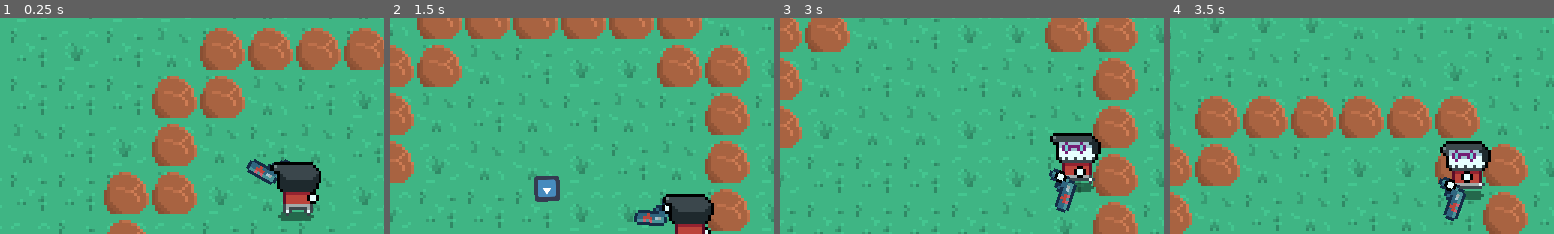
Above: before the commit, frames 1-4 (left to right).
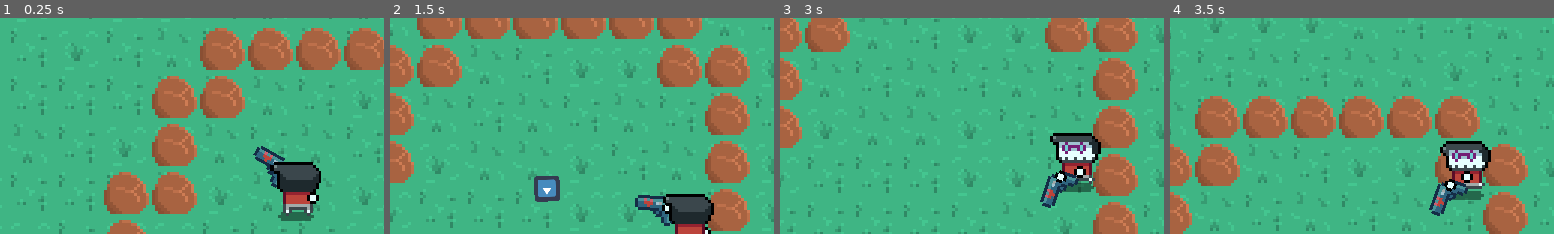
Above: after the commit, the same moments.

Repository: BytePlayersStudio/LD44
Game: Godot game, scene res://Scenes/Level1.tscn
Two runs of this game, one before a commit and one after it. Both use one fixed random seed, a clock stepped at 60 frames per second and the inputs below. The engine's default icon, where the game draws it, is replaced by a stand-in: a white triangle on a blue panel in a dark square.
Inputs (mouse positions are % of the whole screen's width and height, from its top left):
- Up to frame 1 (0.25 s): no input
- Up to frame 2 (1.5 s): move the mouse to (72, 45) at 0.52 s; hold D (move_right) 0.53-1.28 s; right-click (72, 45) at 0.6 s; move the mouse to (30, 55) at 1.27 s; hold S (move_down) from 1.28 s (still down); click (30, 55) at 1.35 s
- Up to frame 3 (3 s): move the mouse to (60, 28) at 2.02 s; release S (move_down) at 2.03 s; hold D (move_right) 2.03-2.78 s; right-click (60, 28) at 2.1 s; move the mouse to (45, 70) at 2.77 s; hold W (move_up) from 2.78 s (still down); click (45, 70) at 2.85 s
- Up to frame 4 (3.5 s): keep holding W (move_up)
The pictures show only the part of the screen within x 11-61%, y 10-60%; the shares and areas given below are measured in that part.

The runs differ from the first frame. In frame 1, 1.0% of the frame differs, in the area x 64-76%, y 59-79%; in frame 2, 1.0%; in frame 3, 1.2%, in the area x 67-78%, y 69-91%; in frame 4, 1.2%.
Error in both runs: Invalid get index '0' (on base: 'PoolVector2Array'). (res://Scripts/Enemy.gd:84)

Commit message:
Gun sprite now flips!

Diff:
--- a/LD44/Scripts/Player.gd
+++ b/LD44/Scripts/Player.gd
@@ -13,6 +13,7 @@
 
 onready var UI = Global.UI
 onready var gun_pivot : Position2D = get_node("GunPivot")
+onready var gun_sprite : Sprite = get_node("GunPivot/GunPosition/Gun").get_child(0)
 onready var player_gun : gun = get_node("GunPivot/GunPosition/Gun")
 onready var absorbArea : Area2D =  get_node("AbsorbArea")
 onready var anim_player : AnimationPlayer = get_node("AnimationPlayer")
@@ -67,12 +68,13 @@
 	var current_rotation = fmod(pivot.rotation_degrees, 360)
 	if current_rotation < 0:
 		current_rotation += 360
-
+	print(current_rotation)
 	if current_rotation <= 270 and current_rotation >= 90:
 		player_sprite.set_flip_h(true)
-
+		gun_sprite.set_flip_v(true)
 	else:
 		player_sprite.set_flip_h(false)
+		gun_sprite.set_flip_v(false)
 
 	if current_rotation >= 0 and current_rotation <= 180:
 		hand_sprite.z_index = self.z_index + 1
